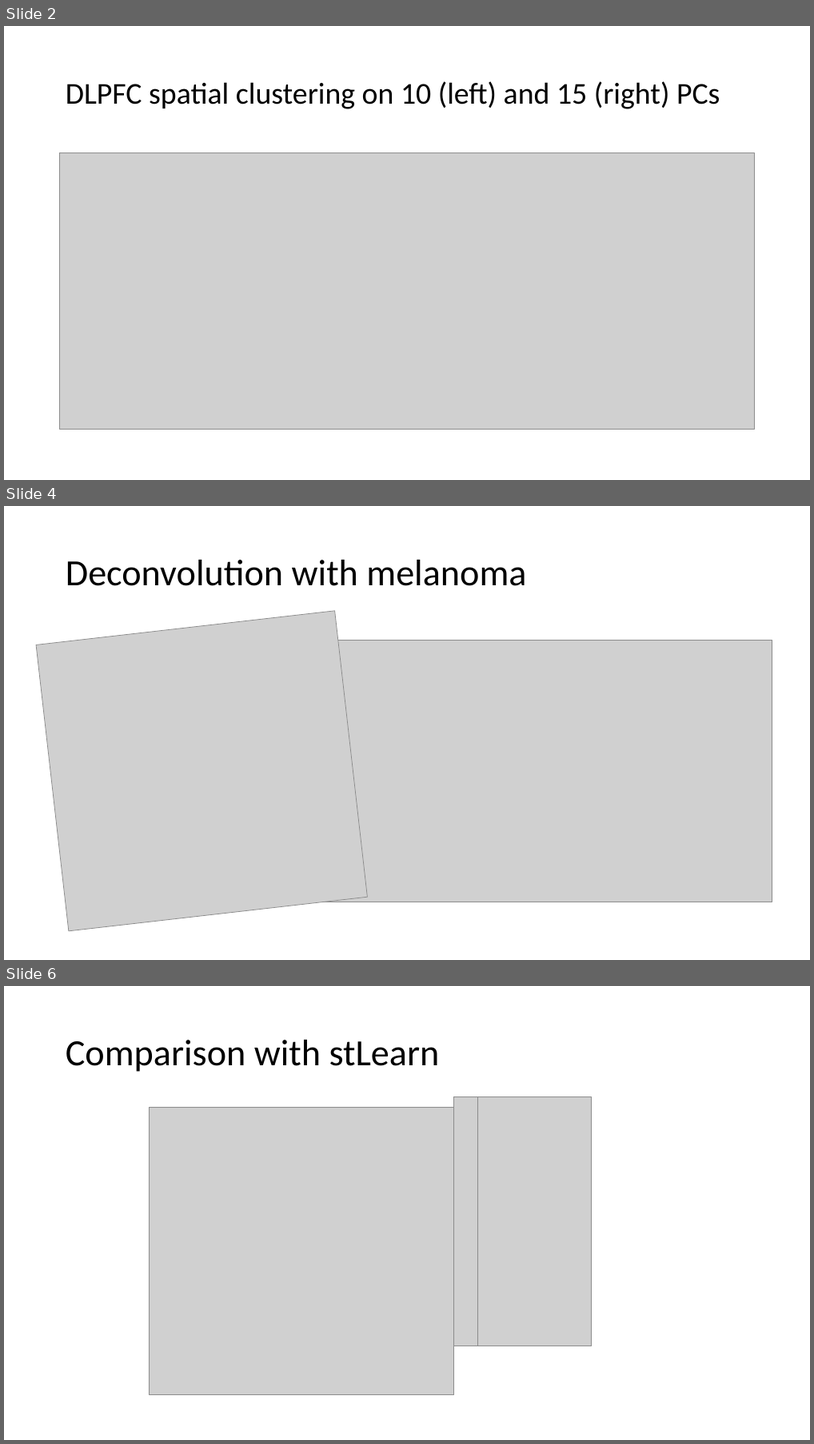
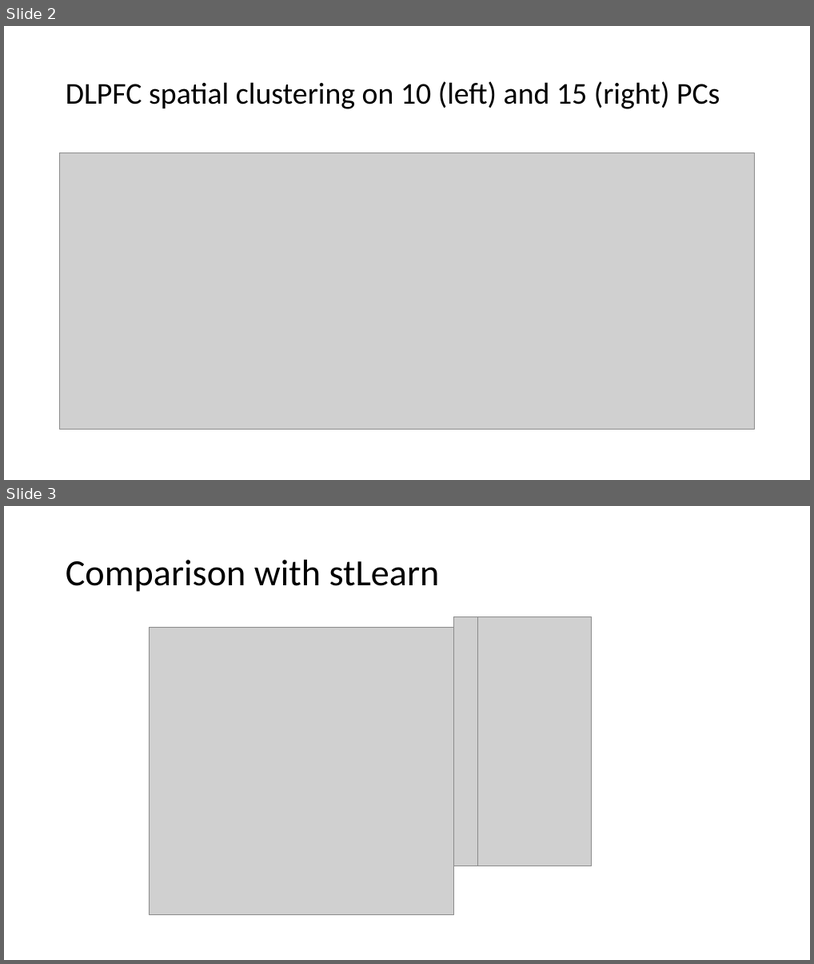
Before and after one commit to edward130603/BayesSpace, a slide deck: output/slides/slides_6-6.pptx. Shown one above the other, each under a label of ours: slides 2, 4 and 6 before the commit, slides 2 and 3 after it; the slides between them are not shown. The pictures are 814x1444 and 814x964 pixels, drawn with LibreOffice and Linux fonts; fonts in the diff are those of the drawing; grey boxes stand for pictures. Boxes give left, top, right and bottom in pixels: in the first picture for what was removed or moved away, otherwise in the second. Text is boxed around its words. In the diff, an @@ line names an element or a change of style, - is before the commit and + after.

Commit message:
melanoma simulation

```diff
--- a/output/slides/slides_6-6.pptx
+++ b/output/slides/slides_6-6.pptx
@@ slide 4 removed at [4,506,810,960], background #FFFFFF @@
@@ title removed at [66,560,526,586] @@
-Deconvolution with melanoma
@@ picture removed at [36,611,367,931] @@
@@ picture removed at [318,640,773,901] @@
@@ what was slide 6 is now slide 3 @@
```
Also in this commit, not shown: 3 slides changed, 6 slides added, 5 other files.
